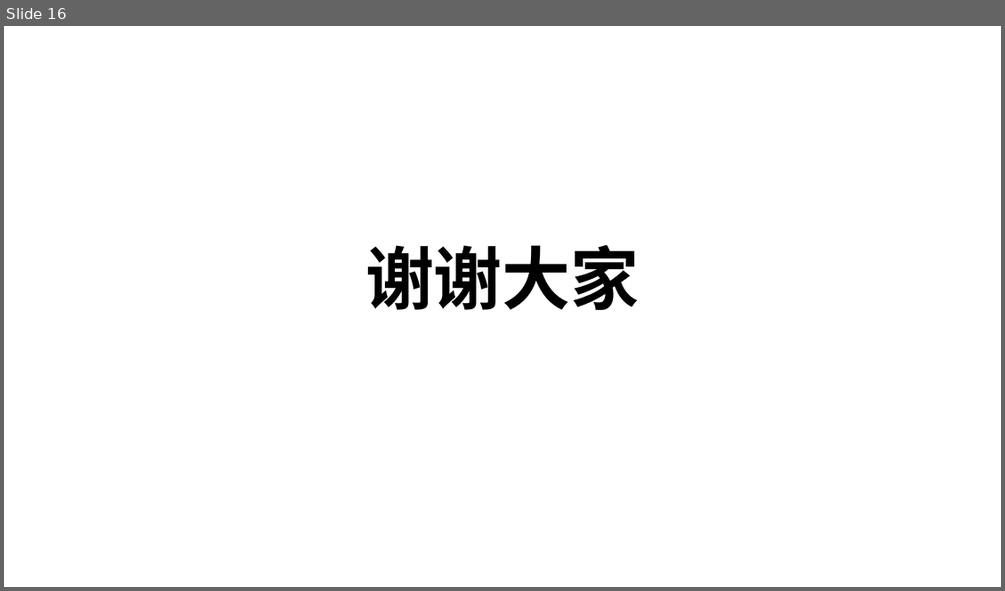
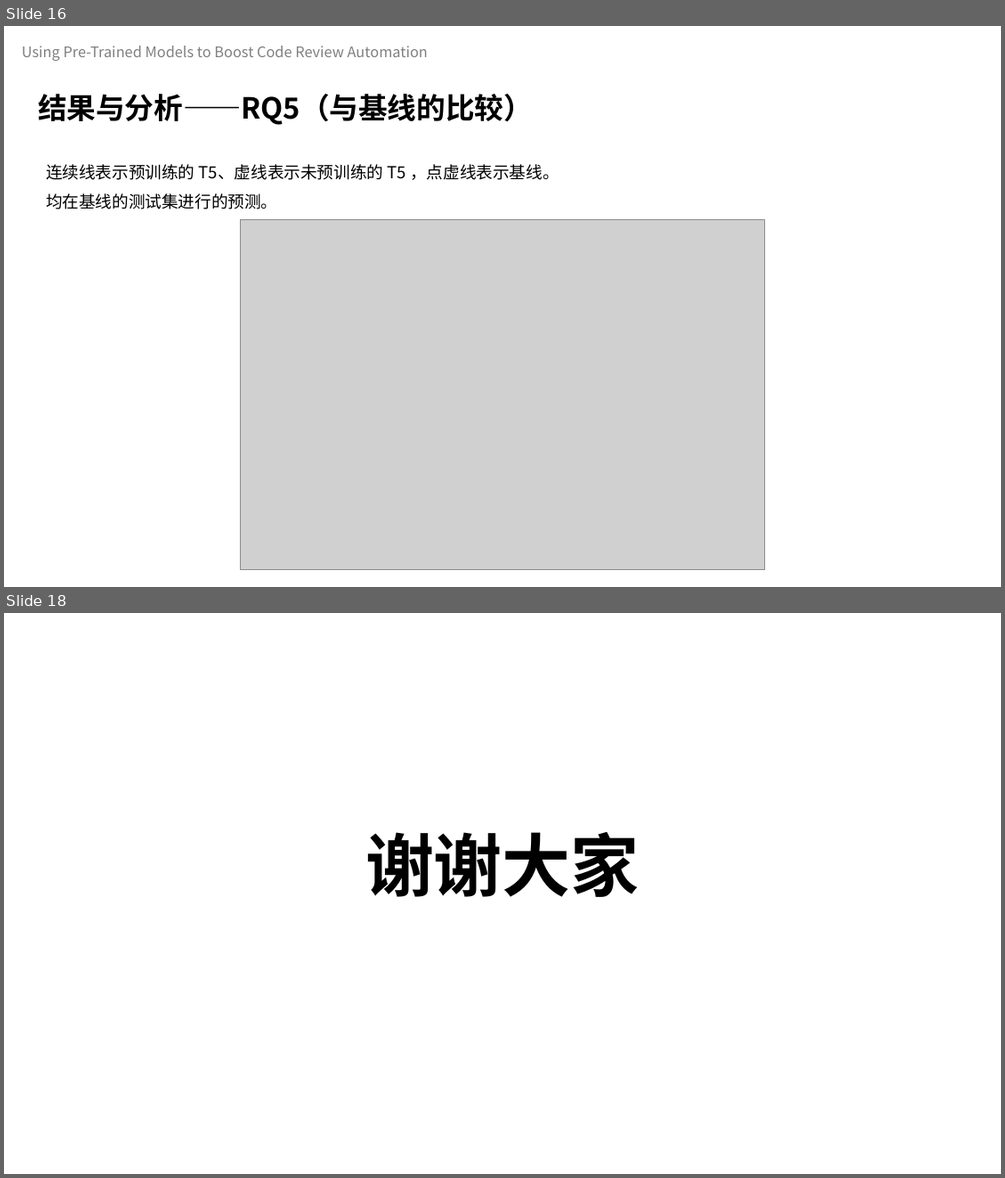
Before and after one commit to celeste-lingshi/Celeste, a slide deck: 汇报/软件测试展示_222126_项桂巳雨.pptx. Shown one above the other, each under a label of ours: slide 16 before the commit, slides 16 and 18 after it; the slides between them are not shown. The pictures are 1005x591 and 1005x1178 pixels, drawn with LibreOffice and Linux fonts; fonts in the diff are those of the drawing; grey boxes stand for pictures. Boxes give left, top, right and bottom in pixels: in the first picture for what was removed or moved away, otherwise in the second. Text is boxed around its words. In the diff, an @@ line names an element or a change of style, - is before the commit and + after.

```diff
--- a/汇报/软件测试展示_222126_项桂巳雨.pptx
+++ b/汇报/软件测试展示_222126_项桂巳雨.pptx
@@ slide 16 added at [4,26,1001,587], background #FFFFFF @@
@@ text added at [22,46,428,61], 14 pt, text #808080 @@
+Using Pre-Trained Models to Boost Code Review Automation
@@ text added at [38,94,533,125], 28 pt, text #000000, bold @@
+结果与分析——RQ5（与基线的比较）
@@ text added at [46,164,558,209], 16 pt, text #000000 @@
+连续线表示预训练的 T5、虚线表示未预训练的 T5 ，点虚线表示基线。
+均在基线的测试集进行的预测。
@@ picture added at [241,220,765,569] @@
@@ what was slide 16 is now slide 18 @@
```
Also in this commit, not shown: 4 slides changed, 1 other slide added.
